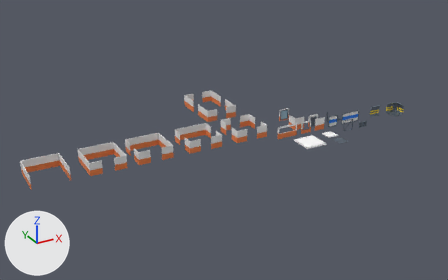
The glTF model assets/glTF/level_assets.glb, before and after one commit.
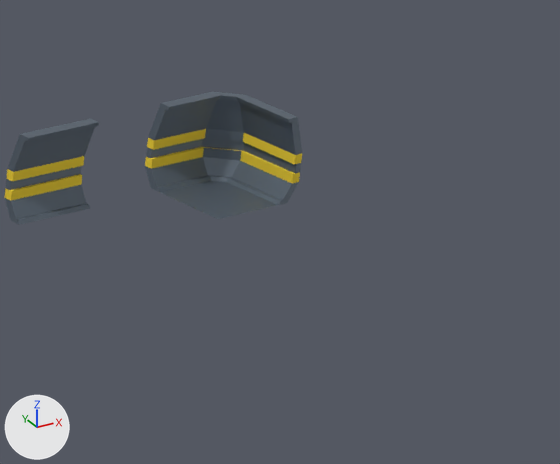
The first picture shows the older version from a 50 mm camera at (-65.1, -79.6, 43.2) aimed at (-16.2, 9.3, -1.2). The close-ups show both versions on the part from 82% to 97% of the width and 33% to 52% of the height of that picture; other places that the commit changed are outside them. Arrows for +X, +Y and +Z are at lower left; the lights stay in place. Where no turn or scale is listed for an object, it has been applied to the vertices.

The scene before the commit, as lines of its bpy script (objects in view):
```python
me_cube_008 = bpy.data.meshes.new('Cube.008')
me_cube_008.from_pydata(...)  # 44 vertices, 80 faces; spans x -1.0..1.0, y -0.17..0.37, z -1.0..1.0
# faces by material slot: [60, 20]
me_cube_008.materials.append(mat_metallic)  # blue #66727f
me_cube_008.materials.append(mat_material_001)  # yellow #eecf30
me_cube_009 = bpy.data.meshes.new('Cube.009')
me_cube_009.from_pydata(...)  # 88 vertices, 190 faces; spans x -1.42..0.86, y -1.44..0.93, z -1.0..1.0
# faces by material slot: [146, 44]
me_cube_009.materials.append(mat_metallic)  # blue #66727f
me_cube_009.materials.append(mat_material_001)  # yellow #eecf30
me_cube_010 = bpy.data.meshes.new('Cube.010')
me_cube_010.from_pydata(...)  # 17 vertices, 24 faces; spans x -1.12..0.88, y -1.13..0.87, z 0.0
me_cube_010.materials.append(mat_metallic)  # blue #66727f
ob_cube_001 = bpy.data.objects.new('Cube.001', me_cube_008)
ob_cube_001.location = (13.0, 3.0, 1.0)
ob_cube_003 = bpy.data.objects.new('Cube.003', me_cube_009)
ob_cube_003.location = (17.42, 2.44, 1.0)
ob_cube_004 = bpy.data.objects.new('Cube.004', me_cube_010)
ob_cube_004.location = (17.12, 2.13, 0.0)
```
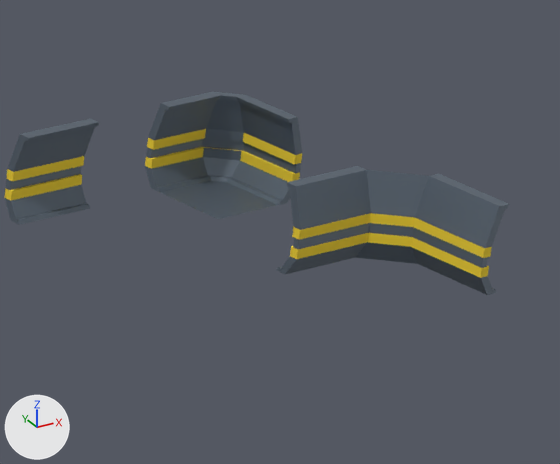
Where the newer file only moved an object's origin or applied its transform, the numbers keep the older frame.

Pixel boxes (x1, y1, x2, y2) of what changed, in the close-ups (560 x 464 px):
'Cube.006', added (blue)
    after: (276, 166, 509, 295)
    faces in mat_metallic (blue #66727f): (276, 166, 509, 295)
    faces in mat_material_001 (yellow #eecf30): (290, 213, 492, 278)

Diff of the bpy script that builds the scene:
```diff
--- a/assets/glTF/level_assets.glb.py
+++ b/assets/glTF/level_assets.glb.py
@@ me_cube_014 @@
+me_cube_014.from_pydata(...)  # 88 vertices, 174 faces; spans x -1.95..1.22, y -1.95..1.22, z -0.9..1.1
+# faces by material slot: [130, 44]
+me_cube_014.materials.append(mat_metallic)  # blue #66727f
+me_cube_014.materials.append(mat_material_001)  # yellow #eecf30
@@ ob_cube_006 @@
+ob_cube_006 = bpy.data.objects.new('Cube.006', me_cube_014)
+ob_cube_006.location = (16.95, -3.05, 0.9)
```
